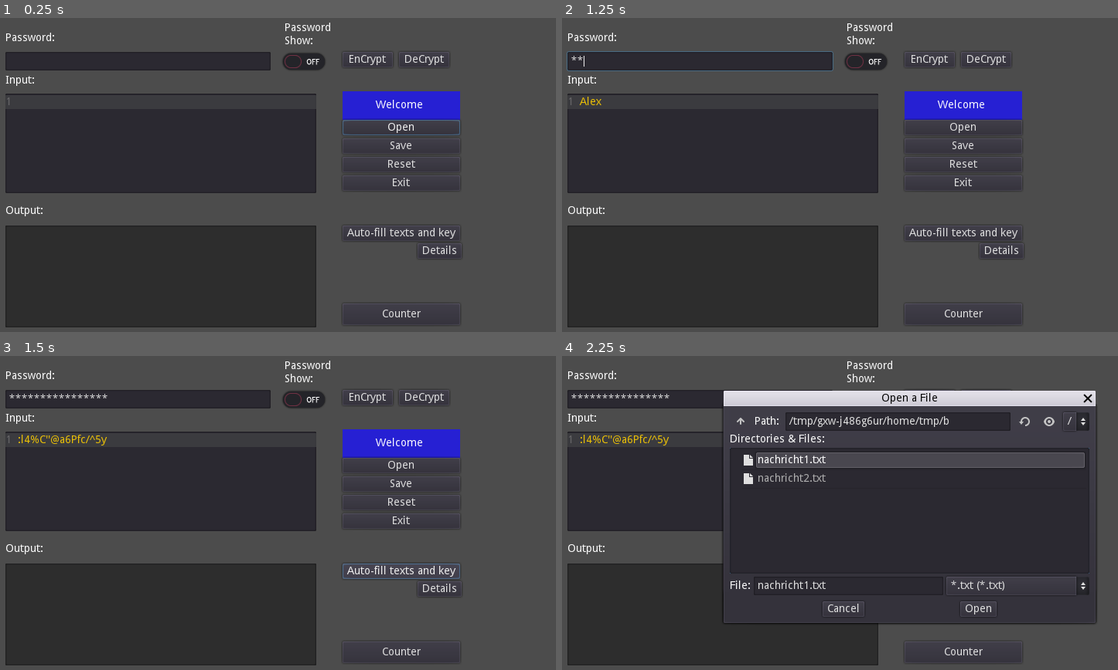
Above: before the commit, frames 1-4 (two rows, left to right).
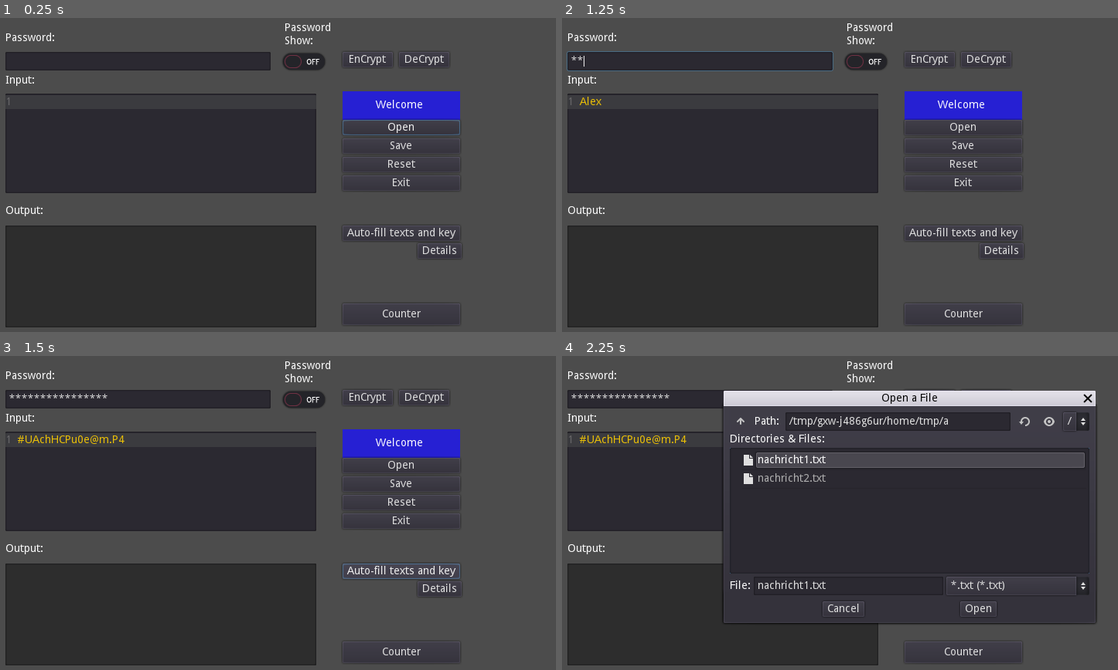
Above: after the commit, the same moments.

Repository: GizehFire/SimLuth
Game: Godot game, scene res://myDialoge.tscn
Same seed, same stepped clock (60 frames per second), same inputs: the game is played once before the commit and once after it.
Inputs (mouse positions are in pixels of both pictures, inside the frame that each line leads up to):
- Up to frame 1 (0.25 s): no input
- Up to frame 2 (1.25 s): click (723, 143) at 0.52 s; type "Alex" at 0.6 s; click (701, 61) at 0.75 s; type "12" at 0.83 s
- Up to frame 3 (1.5 s): click "Auto-fill texts and key" at 1.25 s
- Up to frame 4 (2.25 s): click "Open" at 2 s

Frames 1-2 are identical in both runs. In frame 3, 0.3% of the frame differs, in the area x 3-23%, y 25-29%; in frame 4, 0.3%, in the area x 3-70%, y 19-29%.

Commit message:
Version 10 - func generate_char bzw.generate_password

Diff:
--- a/myDialoge.gd
+++ b/myDialoge.gd
@@ -155,6 +155,7 @@
 
 func _on_CounterButton_pressed():
 
+
 	var Length_Counter_Text:int
 	var Length_Counter_Pass_Key:int
 	var Lenght_Char:String
@@ -177,32 +178,47 @@
 
 	pass # Replace with function body.
 
-func fuellung(var counter_char:int):
+# Hinweis:
+#
+# Date:		24. November 2022
+#
+# Die Funktion "generate_char" wurde unterstützend ergänzt von:
+# einem User "whiteshampoo" aus dem Discord Kanal "Deutsche Godot Community"
+#
+# Link zu den Discord-Kanal:
+#
+#	"https://discord.com/channels/553242711109533729/584063445150728215"
+#
+const ASCII_START: int = ord("!")
+const ASCII_END: int = ord("~")
+
+func generate_char (var return_length:int) -> String:
 
 	# von "!" bis "~"
 	# 21h (33d) - 7Eh (126d) Ascii - Code (UTF8)
 
-	var input_text:String
-	var myChar:int = 33
-	var random = RandomNumberGenerator.new()
-
-	for myCounter in range(counter_char):
-
-		random.randomize()
-		myChar = myChar + random.randi() % 93
-
-		input_text = input_text + char(myChar)
-		myChar = 33
-
-	return input_text
+	if return_length <= 0:
+		printerr("fuellung was called with return_length %d" % return_length)
+		return ""
+
+	var output:String
+	var random: RandomNumberGenerator = RandomNumberGenerator.new()
+
+
+	random.randomize()
+
+	for __ in range(return_length):
+
+		output += char(random.randi_range(ASCII_START, ASCII_END))
+
+	return output
 
 func _on_AutoFillButton_pressed():
 
-	$KeyFieldLine.text = fuellung(16)
-	$InputText.text = fuellung(Regler.value)
-
-	pass # Replace with function body.
-
+	$KeyFieldLine.text = generate_char(16)
+	$InputText.text = generate_char(Regler.value)
+
+	pass # Replace with function body.
 
 func _on_DetailsButton_pressed():
 
@@ -210,7 +226,6 @@
 
 	pass # Replace with function body.
 
-
 func _on_HSlider_value_changed(value):
 
 	SpinKasten.value = Regler.value
@@ -223,7 +238,6 @@
 
 	pass # Replace with function body.
 
-
 func _on_Button_pressed():
 
 	DetailsMSG.hide()
